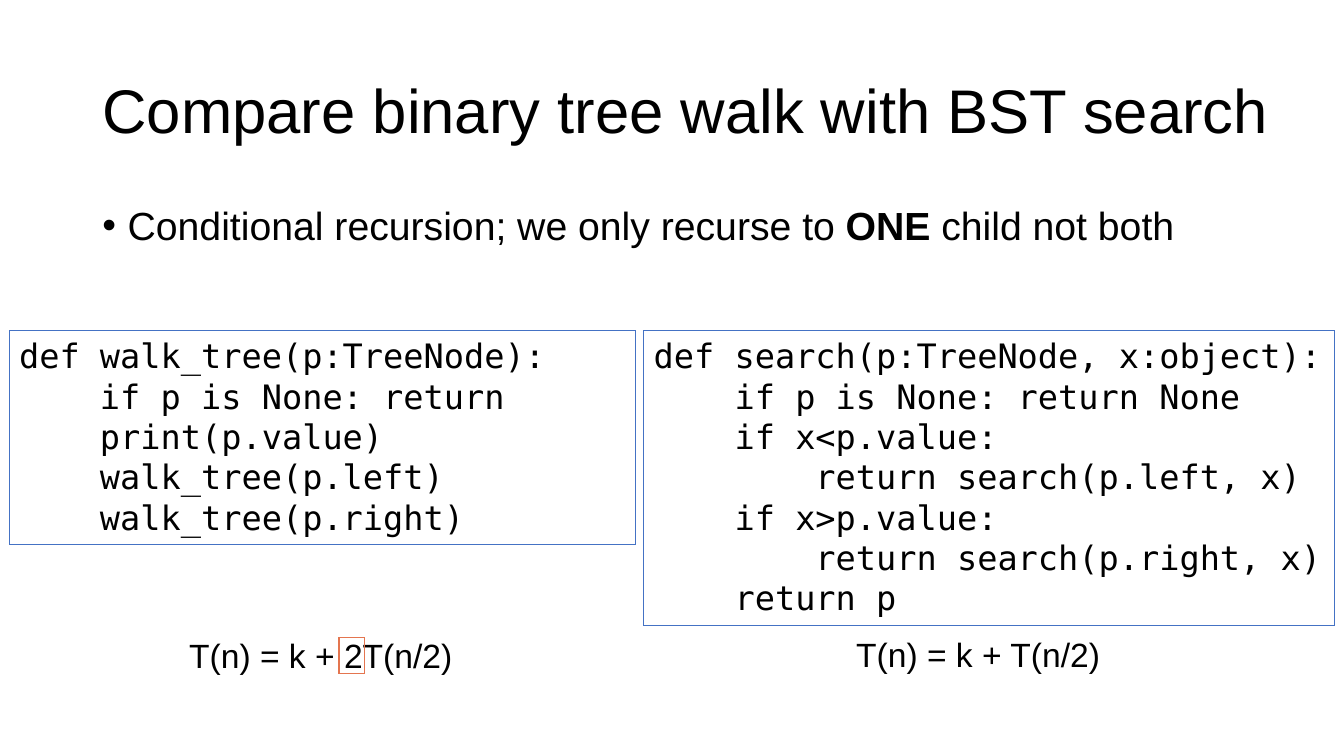
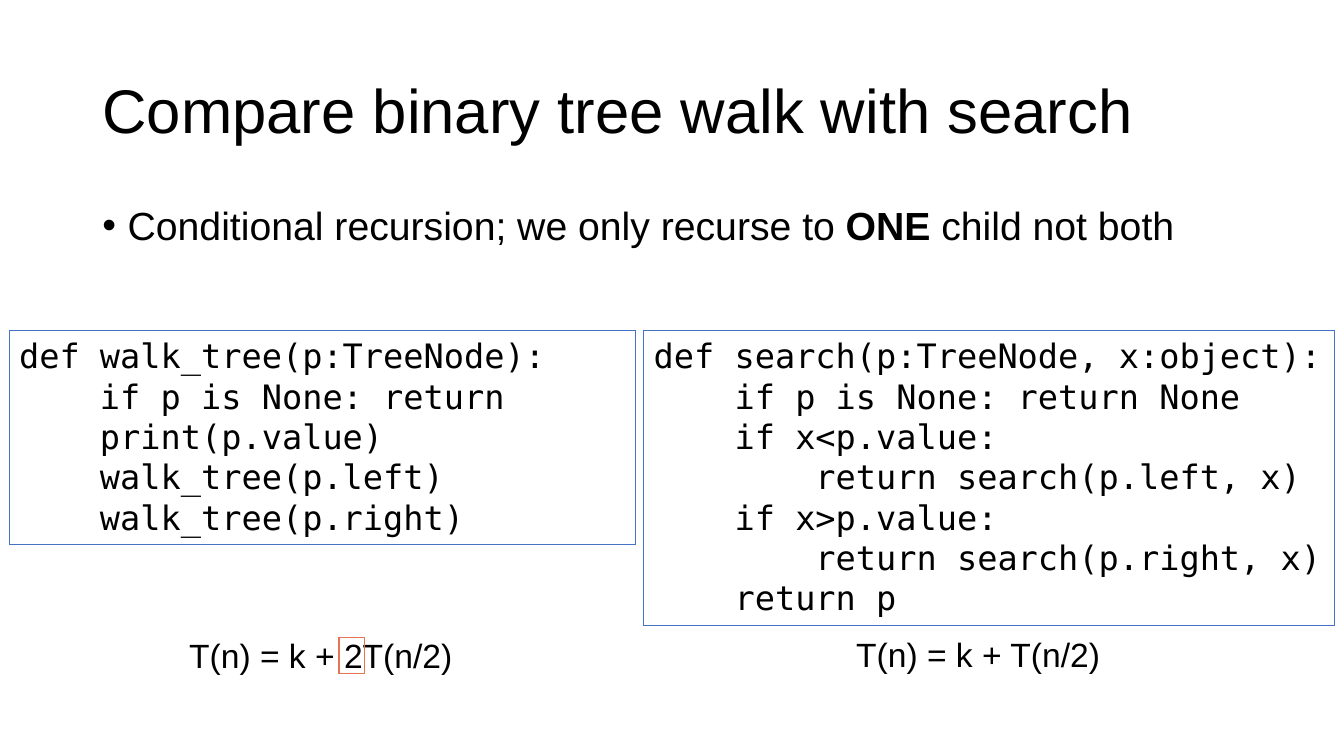
Before and after one commit to USFCA-MSDS/msds689, a slide deck: slide 8 of notes/walking-structures.pptx (slide 9 before the commit). Drawn at 1344x756 pixels with LibreOffice and Linux fonts; fonts in the diff are those of the drawing; background and template pictures are left out. Boxes give left, top, right and bottom in pixels: in the first picture for what was removed or moved away, otherwise in the second. Text is boxed around its words. In the diff, an @@ line names an element or a change of style, - is before the commit and + after.

```diff
--- a/notes/walking-structures.pptx
+++ b/notes/walking-structures.pptx
@@ title at bbox=[102, 88, 1132, 145]: text changed @@
-Compare binary tree walk with BST search
+Compare binary tree walk with search
```
Also in this commit, not shown: 2 other slides changed, 1 slide removed, 3 other files.
